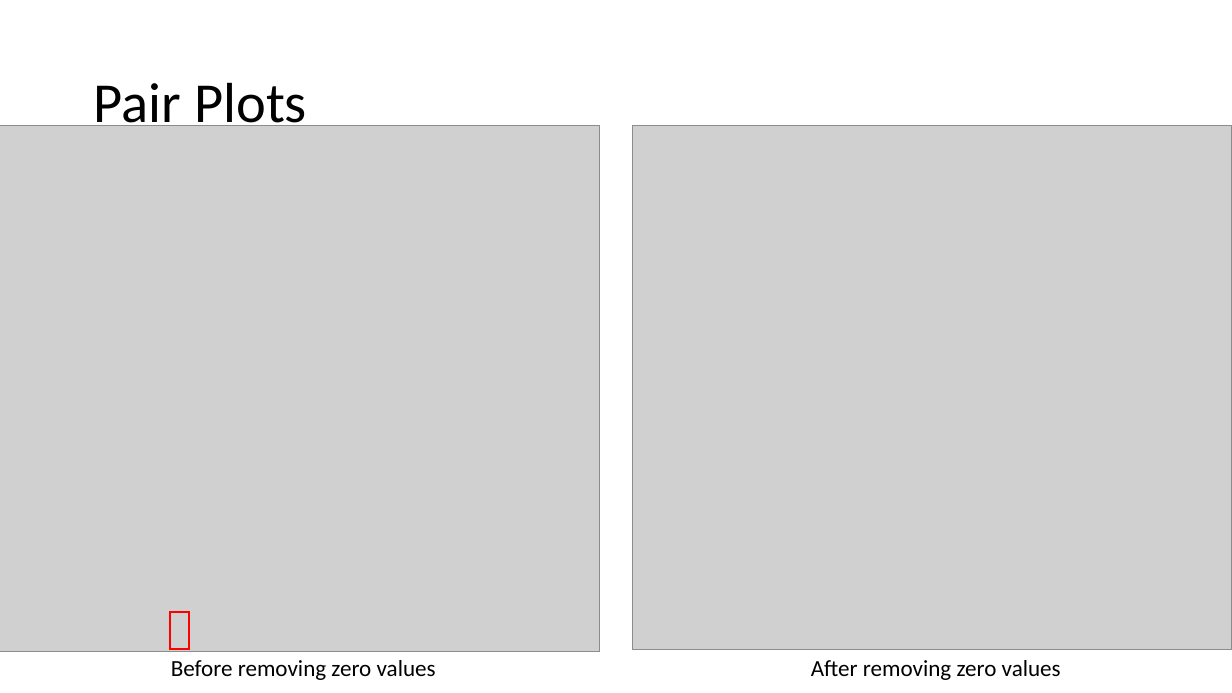
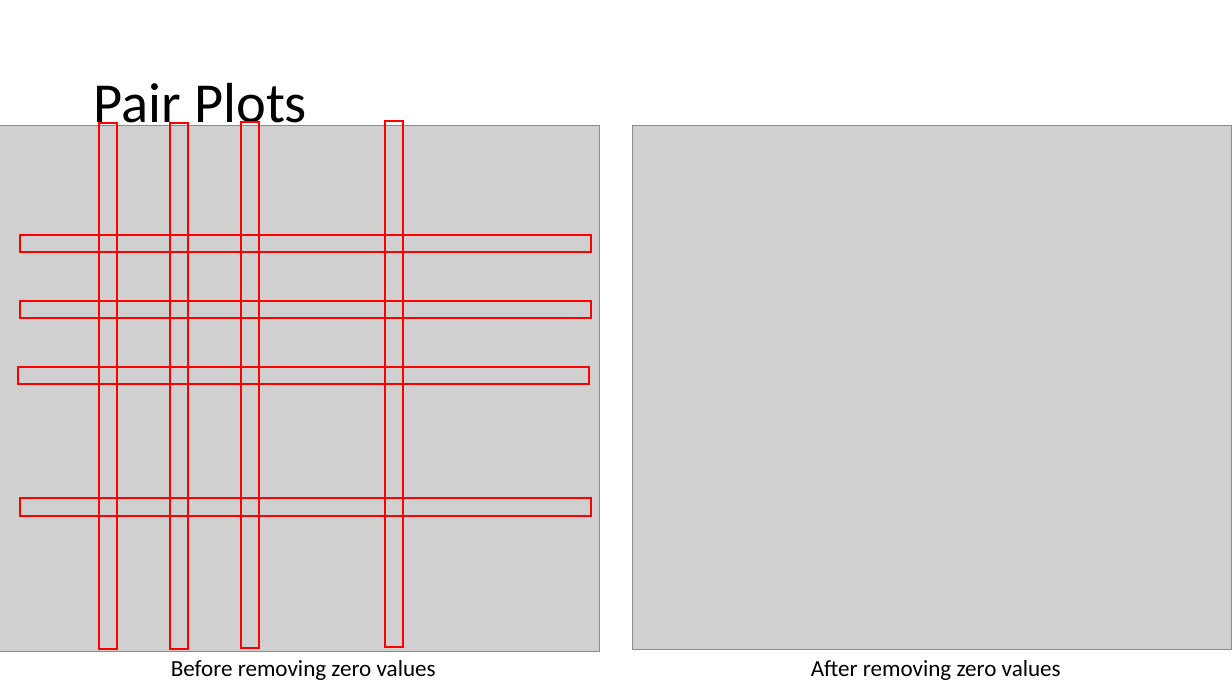
Before and after one commit to JNYH/diabetes_classifier, a slide deck: slide 6 of diabetes_classifier.pptx. Drawn at 1232x693 pixels with LibreOffice and Linux fonts; fonts in the diff are those of the drawing; grey boxes stand for pictures. Boxes give left, top, right and bottom in pixels: in the first picture for what was removed or moved away, otherwise in the second. Text is boxed around its words. In the diff, an @@ line names an element or a change of style, - is before the commit and + after.

Commit message:
project presentation

```diff
--- a/diabetes_classifier.pptx
+++ b/diabetes_classifier.pptx
@@ rectangle added at (x1=99, y1=123, x2=116, y2=650), outline #FF0000 1.5 pt @@
@@ rectangle resized from (x1=170, y1=612, x2=189, y2=649) to (x1=170, y1=123, x2=188, y2=650) @@
@@ rectangle added at (x1=241, y1=122, x2=259, y2=649), outline #FF0000 1.5 pt @@
@@ rectangle added at (x1=385, y1=121, x2=403, y2=648), outline #FF0000 1.5 pt @@
@@ rectangle added at (x1=20, y1=234, x2=591, y2=252), outline #FF0000 1.5 pt @@
@@ rectangle added at (x1=20, y1=301, x2=591, y2=318), outline #FF0000 1.5 pt @@
@@ rectangle added at (x1=18, y1=366, x2=589, y2=384), outline #FF0000 1.5 pt @@
@@ rectangle added at (x1=20, y1=499, x2=591, y2=516), outline #FF0000 1.5 pt @@
```
